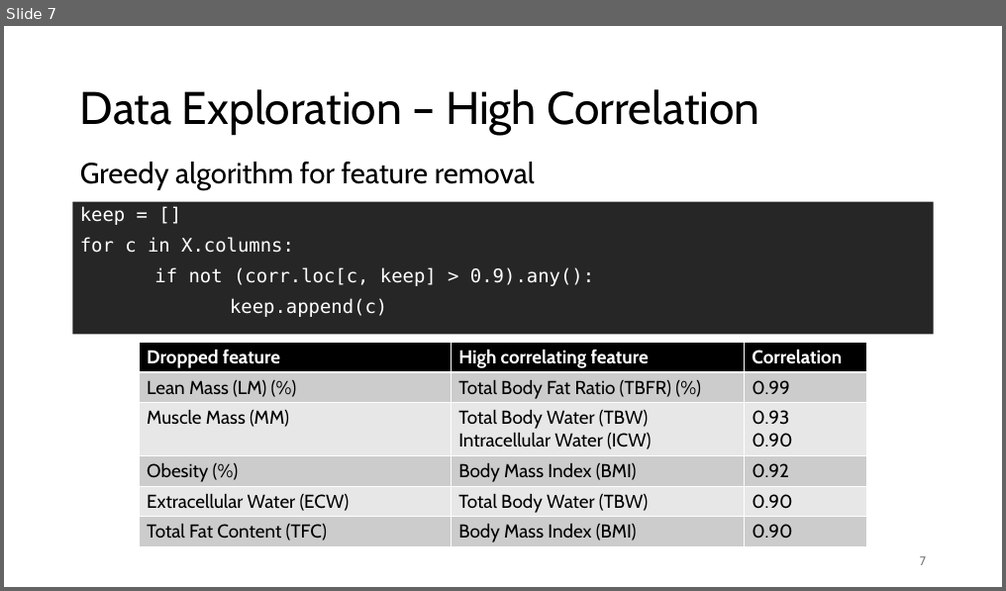
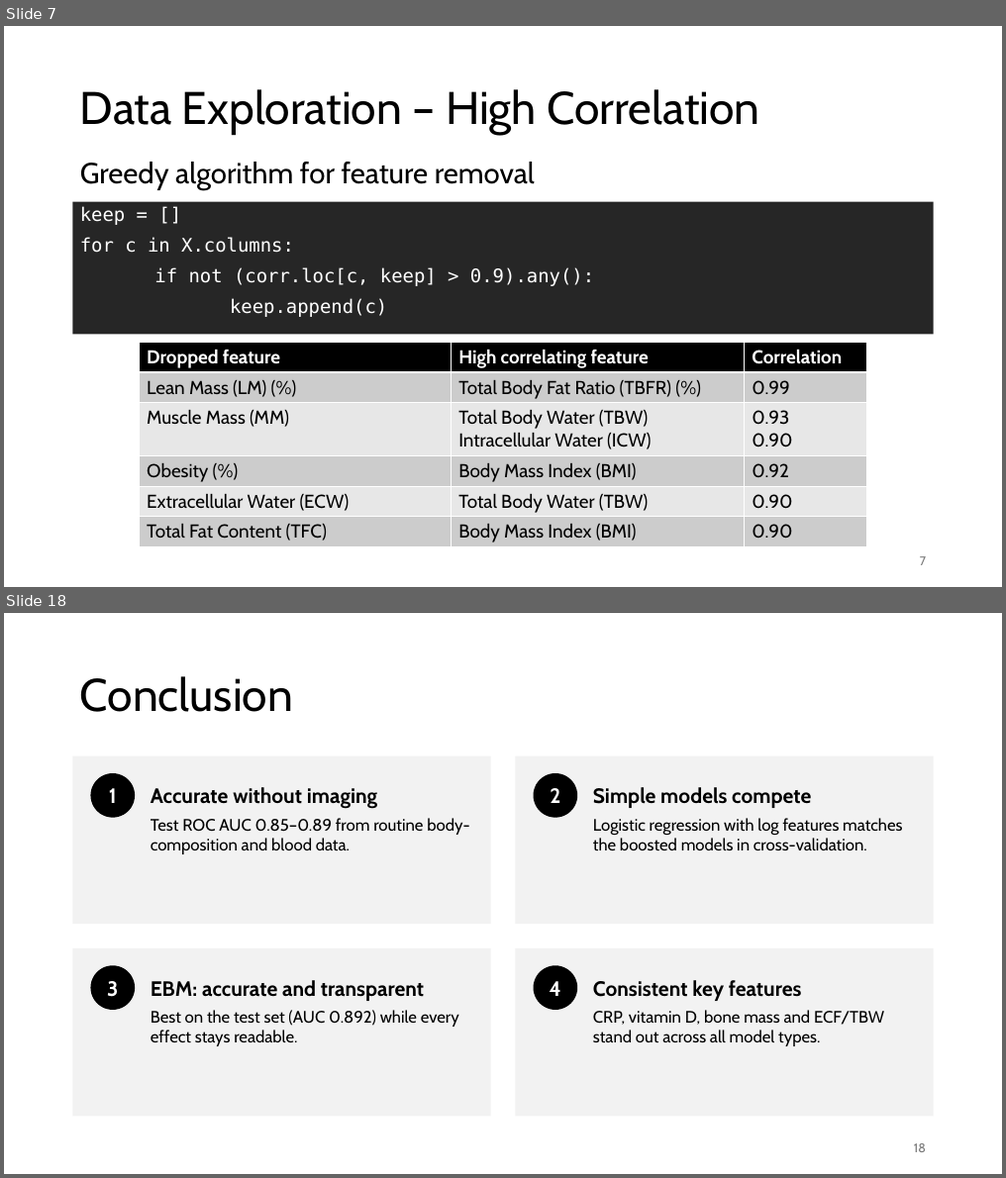
Before and after one commit to MatteoSoldini/DAT540_project, a slide deck: presentation.pptx. Shown one above the other, each under a label of ours: slide 7 before the commit, slides 7 and 18 after it; the slides between them are not shown. The pictures are 1006x591 and 1006x1178 pixels, drawn with LibreOffice and Linux fonts; fonts in the diff are those of the drawing. Boxes give left, top, right and bottom in pixels: in the first picture for what was removed or moved away, otherwise in the second. Text is boxed around its words. In the diff, an @@ line names an element or a change of style, - is before the commit and + after.

```diff
--- a/presentation.pptx
+++ b/presentation.pptx
@@ slide 18 added at box(4, 613, 1002, 1174), background #FFFFFF @@
@@ title added at box(80, 676, 293, 712), 44 pt, text #000000 @@
+Conclusion
@@ rectangle added at box(73, 756, 491, 924), fill #F2F2F2, 16 pt, text #000000 @@
+Accurate without imaging
+Test ROC AUC 0.85–0.89 from routine body-composition and blood data.
@@ rectangle added at box(515, 756, 934, 924), fill #F2F2F2, 16 pt, text #000000 @@
+Simple models compete
+Logistic regression with log features matches the boosted models in cross-validation.
@@ ellipse added at box(91, 773, 135, 817), fill #000000, 20 pt, text #FFFFFF, bold @@
+1
@@ ellipse added at box(534, 773, 577, 817), fill #000000, 20 pt, text #FFFFFF, bold @@
+2
@@ rectangle added at box(73, 949, 491, 1116), fill #F2F2F2, 16 pt, text #000000 @@
+EBM: accurate and transparent
+Best on the test set (AUC 0.892) while every effect stays readable.
@@ ellipse added at box(91, 965, 135, 1010), fill #000000, 20 pt, text #FFFFFF, bold @@
+3
@@ rectangle added at box(515, 949, 934, 1116), fill #F2F2F2, 16 pt, text #000000 @@
+Consistent key features
+CRP, vitamin D, bone mass and ECF/TBW stand out across all model types.
@@ ellipse added at box(534, 965, 577, 1010), fill #000000, 20 pt, text #FFFFFF, bold @@
+4
@@ page number added at box(914, 1144, 926, 1153), 12 pt, text #797979 @@
+18
```
Also in this commit, not shown: 11 other slides added, 2 slides removed, 1 other file.
